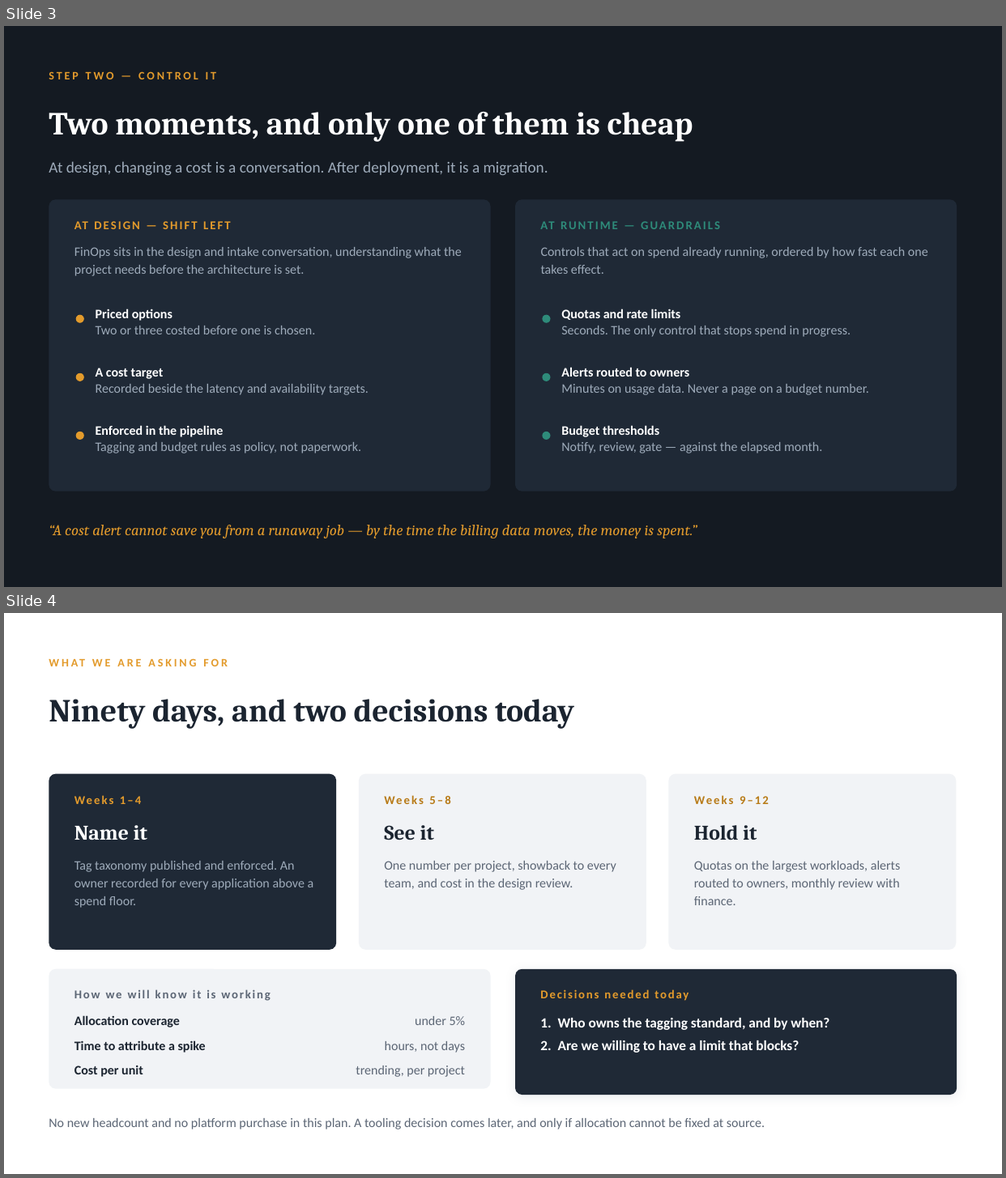
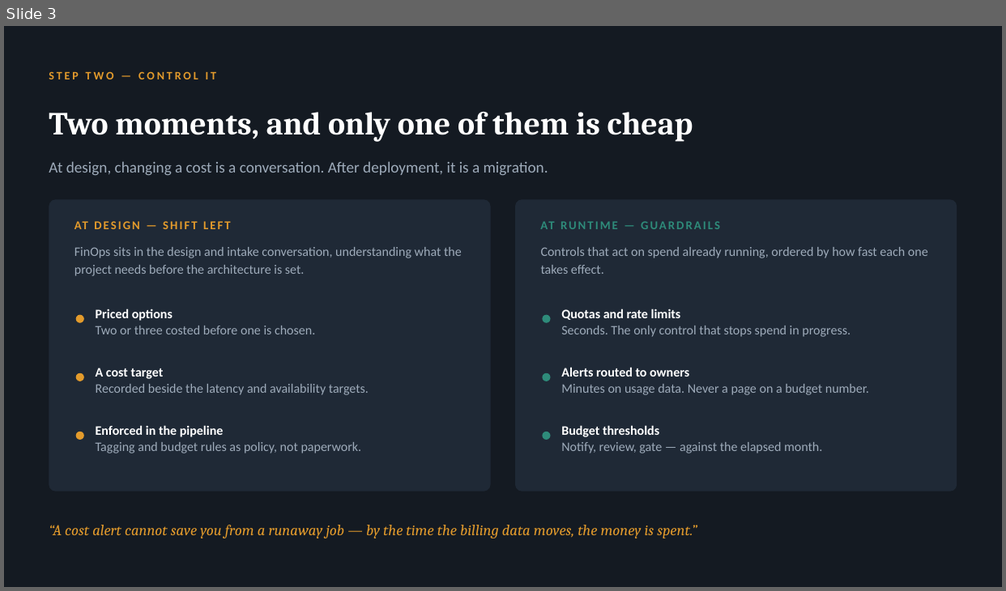
Before and after one commit to arielga5-code/Finops, a slide deck: presentations/finops-vision.pptx. Shown one above the other, each under a label of ours: slides 3 and 4 before the commit, slide 3 after it. The pictures are 1006x1178 and 1006x591 pixels, drawn with LibreOffice and Linux fonts; fonts in the diff are those of the drawing. Boxes give left, top, right and bottom in pixels: in the first picture for what was removed or moved away, otherwise in the second. Text is boxed around its words. In the diff, an @@ line names an element or a change of style, - is before the commit and + after.

```diff
--- a/presentations/finops-vision.pptx
+++ b/presentations/finops-vision.pptx
@@ slide 4 removed at (x1=4, y1=613, x2=1002, y2=1174), background #FFFFFF @@
@@ text removed at (x1=49, y1=699, x2=574, y2=729) @@
-Ninety days, and two decisions today
@@ rounded rectangle removed at (x1=49, y1=774, x2=336, y2=950) @@
@@ rounded rectangle removed at (x1=359, y1=774, x2=646, y2=950) @@
@@ rounded rectangle removed at (x1=669, y1=774, x2=957, y2=950) @@
@@ text removed at (x1=74, y1=796, x2=92, y2=804) @@
-WHAT WE ARE ASKING FOR
@@ text removed at (x1=120, y1=796, x2=141, y2=804) @@
-Weeks 1–4
@@ text removed at (x1=429, y1=796, x2=450, y2=804) @@
-Weeks 5–8
@@ text removed at (x1=739, y1=796, x2=745, y2=804) @@
-Weeks 9–12
@@ text removed at (x1=74, y1=825, x2=147, y2=840) @@
-Name it
@@ text removed at (x1=384, y1=825, x2=434, y2=840) @@
-See it
@@ text removed at (x1=694, y1=825, x2=756, y2=840) @@
-Hold it
@@ text removed at (x1=74, y1=861, x2=314, y2=908) @@
-Tag taxonomy published and enforced. An owner recorded for every application above a spend floor.
@@ text removed at (x1=384, y1=861, x2=616, y2=890) @@
-One number per project, showback to every team, and cost in the design review.
@@ text removed at (x1=694, y1=861, x2=901, y2=905) @@
-Quotas on the largest workloads, alerts routed to owners, monthly review with finance.
@@ rounded rectangle removed at (x1=49, y1=969, x2=491, y2=1089) @@
@@ rounded rectangle removed at (x1=515, y1=969, x2=957, y2=1095) @@
@@ text removed at (x1=74, y1=990, x2=270, y2=1001) @@
-How we will know it is working
@@ text removed at (x1=540, y1=990, x2=688, y2=1001) @@
-Decisions needed today
@@ text removed at (x1=74, y1=1016, x2=180, y2=1028) @@
-Allocation coverage
@@ text removed at (x1=415, y1=1016, x2=466, y2=1025) @@
-under 5%
@@ text removed at (x1=540, y1=1018, x2=829, y2=1053) @@
-1. Who owns the tagging standard, and by when?
-2. Are we willing to have a limit that blocks?
@@ text removed at (x1=74, y1=1041, x2=206, y2=1053) @@
-Time to attribute a spike
@@ text removed at (x1=385, y1=1041, x2=465, y2=1053) @@
-hours, not days
@@ text removed at (x1=74, y1=1066, x2=143, y2=1077) @@
-Cost per unit
@@ text removed at (x1=356, y1=1066, x2=465, y2=1077) @@
-trending, per project
@@ text removed at (x1=49, y1=1118, x2=765, y2=1130) @@
-No new headcount and no platform purchase in this plan. A tooling decision comes later, and only if allocation cannot be fixed at source.
```
Also in this commit, not shown: 5 other files.
